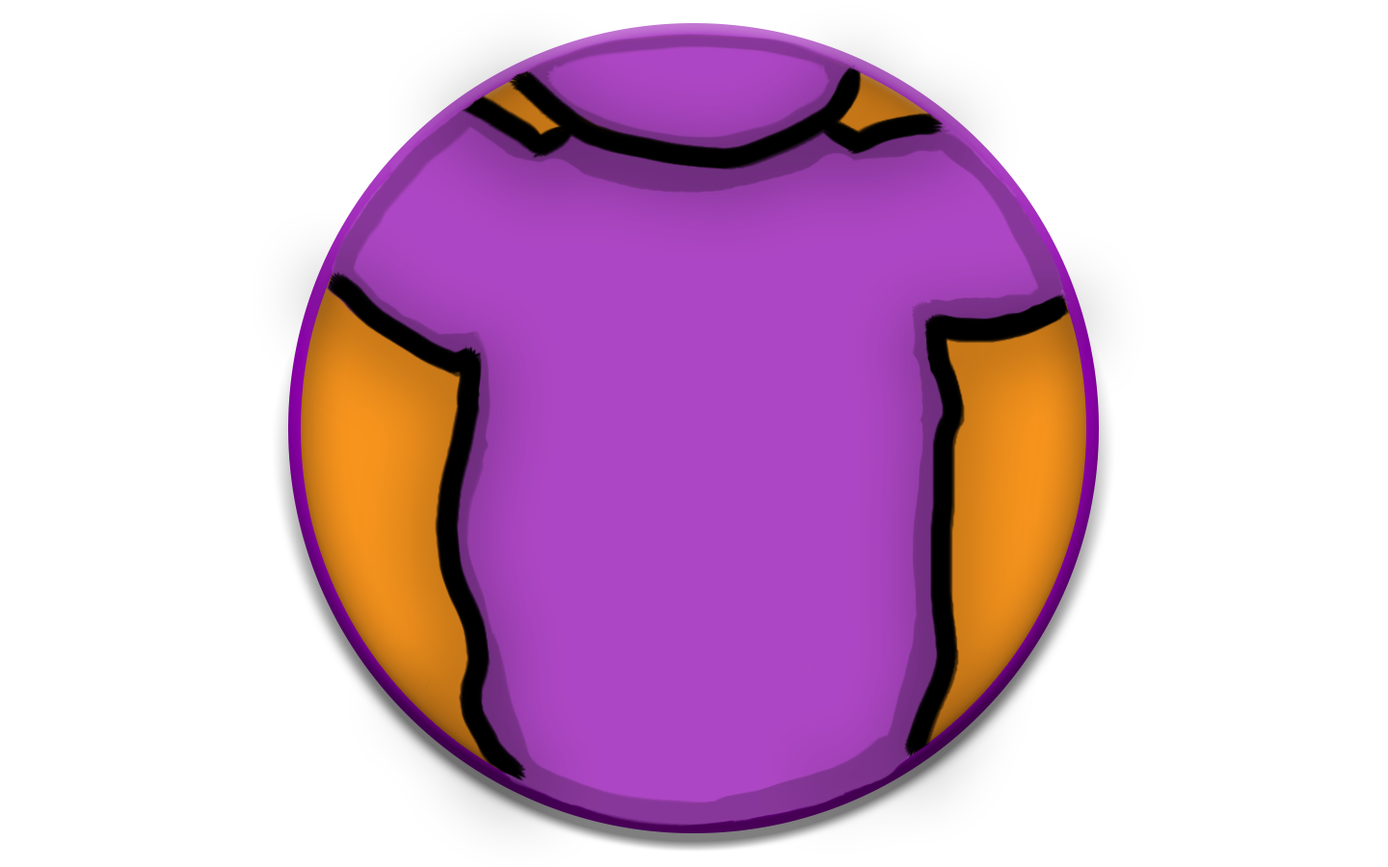
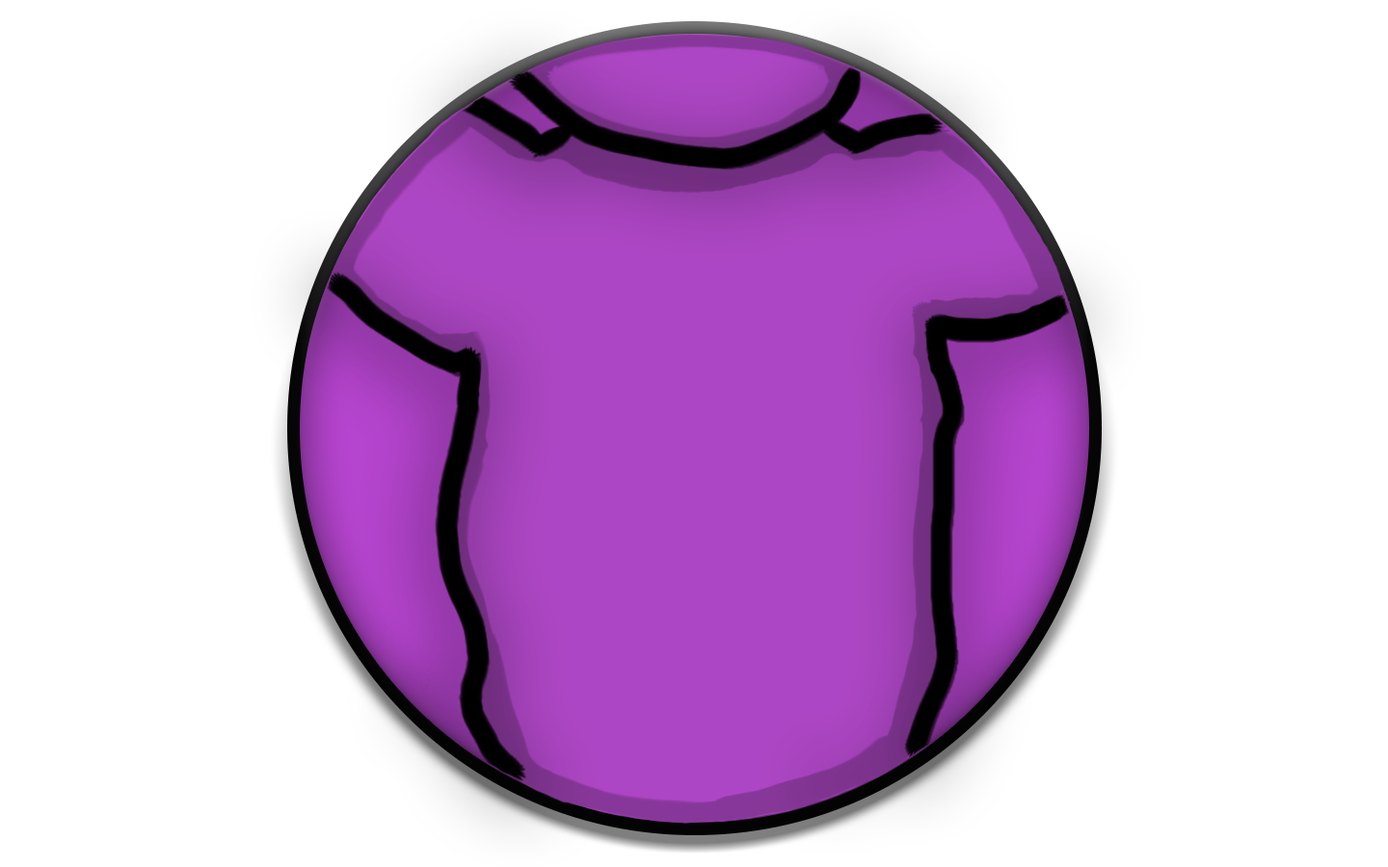
Layered file, before and after one edit (1388×867). Changes by layer:
painted on "Layer 3" over [331,124,907,827]
painted on "Layer 2" over [330,105,1067,785]
added layer "Ellipse 1" above "Layer 0" over [287,21,1102,836]
hid "Layer 0" over [273,21,1116,852]
